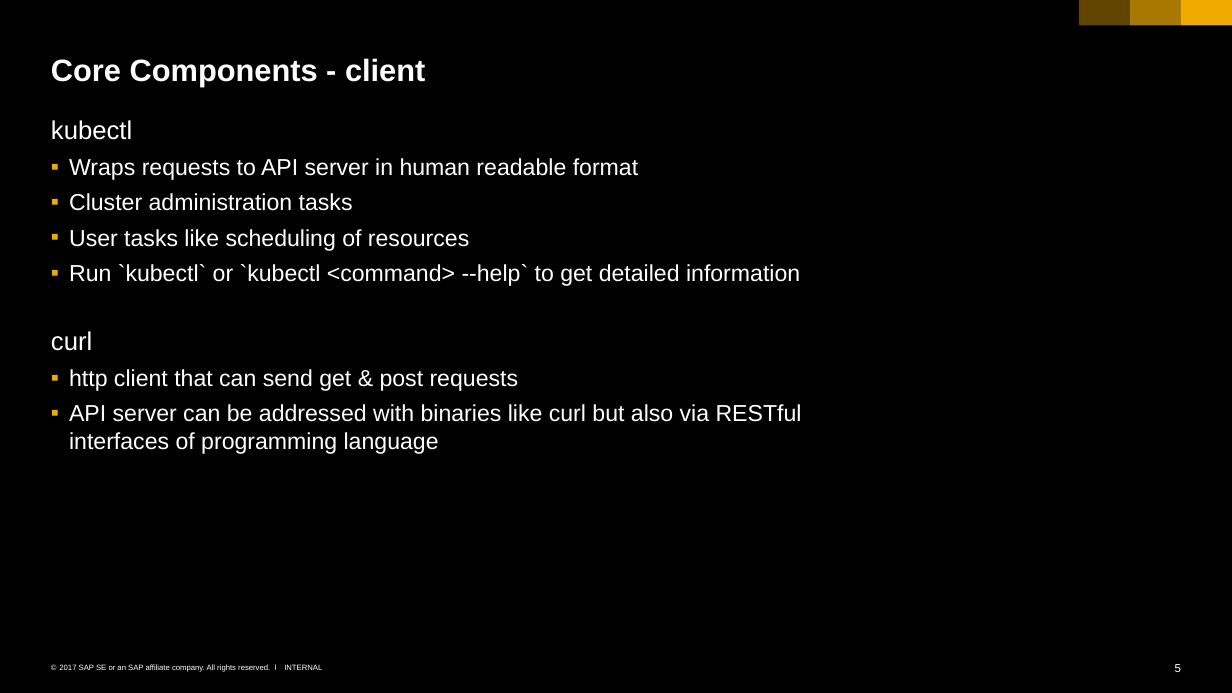
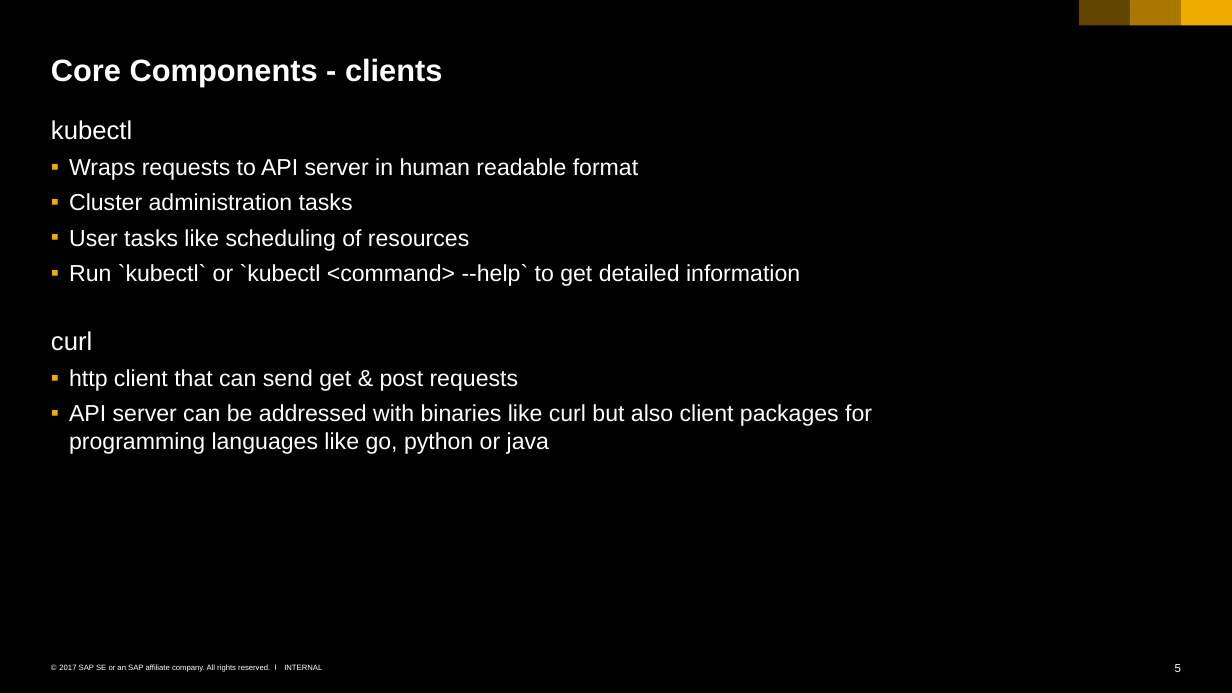
Before and after one commit to cuijiyao01/docker-k8s-training, a slide deck: slide 5 of kubernetes/01_k8s_core_components.pptx. Drawn at 1232x693 pixels with LibreOffice and Linux fonts; fonts in the diff are those of the drawing. Boxes give left, top, right and bottom in pixels: in the first picture for what was removed or moved away, otherwise in the second. Text is boxed around its words. In the diff, an @@ line names an element or a change of style, - is before the commit and + after.

```diff
--- a/kubernetes/01_k8s_core_components.pptx
+++ b/kubernetes/01_k8s_core_components.pptx
@@ title at (x1=51, y1=58, x2=442, y2=87): text changed @@
-Core Components - client
+Core Components - clients
@@ text at (x1=69, y1=404, x2=872, y2=454): text changed @@
-  ▪ API server can be addressed with binaries like curl but also via RESTful interfaces of programming language
+  ▪ API server can be addressed with binaries like curl but also client packages for programming languages like go, python or java
```
Also in this commit, not shown: 2 other slides changed, 1 slide added, 6 other files.
